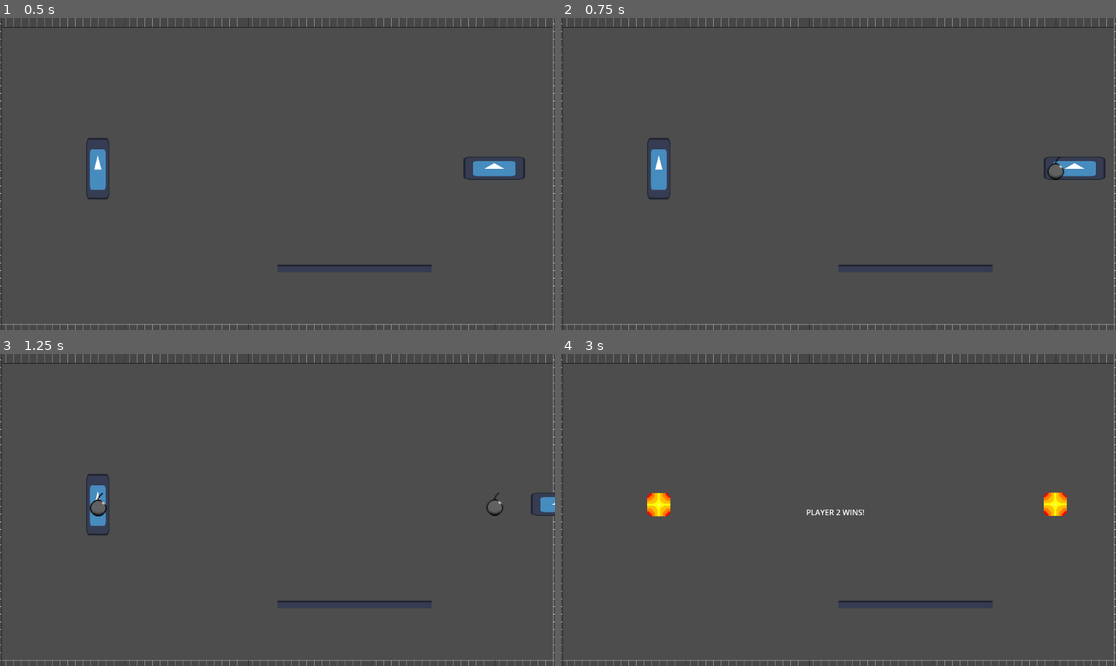
Above: before the commit, frames 1-4 (two rows, left to right).
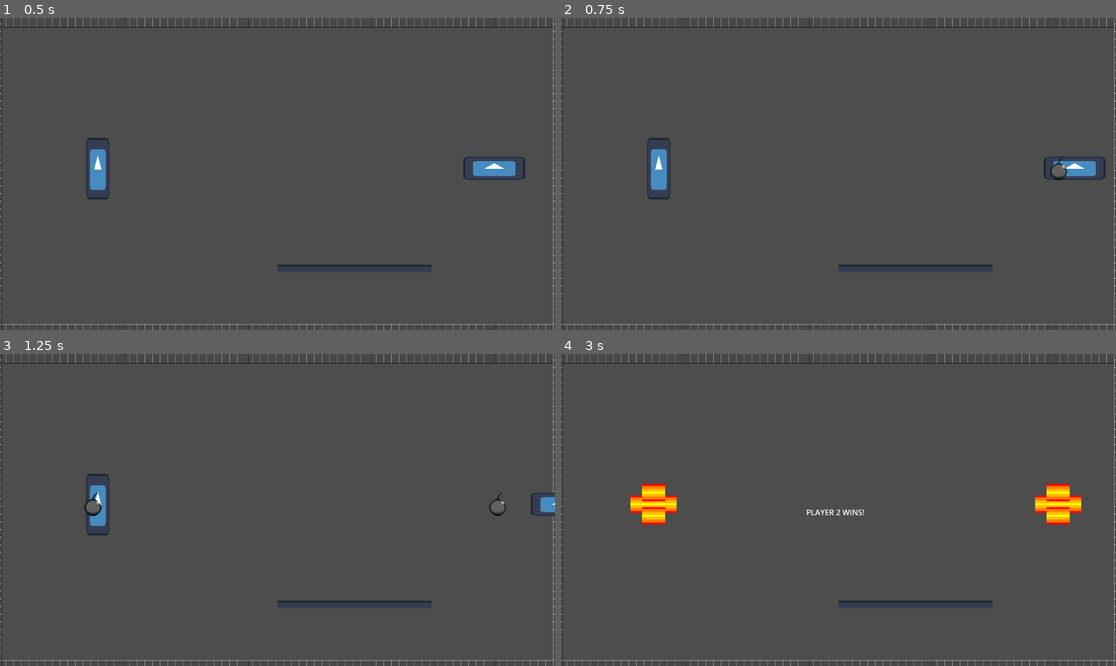
Above: after the commit, the same moments.

Repository: ambariz/bomb-bros
Game: Godot game, scene res://Main.tscn
Two runs of this game, one before a commit and one after it. Both use one fixed random seed, a clock stepped at 60 frames per second and the inputs below. The engine's default icon, where the game draws it, is replaced by a stand-in: a white triangle on a blue panel in a dark square.
Inputs (mouse positions are in pixels of both pictures, inside the frame that each line leads up to):
- Up to frame 1 (0.5 s): no input
- Up to frame 2 (0.75 s): tap Enter at 0.5 s; move the mouse to (960, 158) at 0.52 s; hold Right (ui_right) from 0.53 s (still down); hold Enter from 0.53 s (still down); click (960, 158) at 0.67 s
- Up to frame 3 (1.25 s): keep holding Right (ui_right); keep holding Enter; tap Space at 0.77, 0.8, 1.07 s
- Up to frame 4 (3 s): move the mouse to (727, 525) at 1.27 s; release Right (ui_right) at 1.28 s; release Enter at 1.28 s; hold Down (ui_down) 1.28-2.03 s; tap Space at 1.35, 1.52, 1.82, 2.3 s; tap Enter at 1.55 s; move the mouse to (894, 441) at 2.02 s; hold Right (ui_right) 2.03-2.78 s; hold Enter 2.03-2.78 s; move the mouse to (810, 572) at 2.77 s; hold Up (ui_up) from 2.78 s (still down); tap Alt at 2.85 s; click (810, 572) at 2.92 s

Frame 1 is identical in both runs. In frame 2, 0.1% of the frame differs, in the area x 87-92%, y 44-52%; in frame 3, 0.2%; in frame 4, 1.4%, in the area x 12-94%, y 41-55%.

Commit message:
added explosion

Diff:
--- a/Bomb.gd
+++ b/Bomb.gd
@@ -1,16 +1,27 @@
 extends Node2D
 
 const EXPLOSION_SCENE = preload("res://Explosion.tscn")
+const TILE_SIZE = 24
 
 func _ready():
 	$Timer.timeout.connect(_on_timer_timeout)
 	$Timer.start()
 
 func _on_timer_timeout():
+
+	spawn_explosion(Vector2.ZERO, "center")
+
+	spawn_explosion(Vector2(TILE_SIZE, 0), "side")
+	spawn_explosion(Vector2(-TILE_SIZE, 0), "side")
+	spawn_explosion(Vector2(0, TILE_SIZE), "side")
+	spawn_explosion(Vector2(0, -TILE_SIZE), "side")
+
+	queue_free()
+
+func spawn_explosion(offset, type):
 	var explosion = EXPLOSION_SCENE.instantiate()
-	var explosion_pos = global_position
+
+	explosion.explosion_type = type
 
 	get_tree().current_scene.add_child(explosion)
-	explosion.global_position = explosion_pos
-
-	queue_free()
+	explosion.global_position = global_position + offset
--- a/Explosion.gd
+++ b/Explosion.gd
@@ -1,6 +1,17 @@
 extends Area2D
 
+var explosion_type = "center"
+
+const CENTER_TEXTURE = preload("res://explosion_center.png")
+const SIDE_TEXTURE = preload("res://explosion_side.png")
+
 func _ready():
+
+	if explosion_type == "center":
+		$Sprite2D.texture = CENTER_TEXTURE
+	else:
+		$Sprite2D.texture = SIDE_TEXTURE
+
 	body_entered.connect(_on_body_entered)
 
 	await get_tree().create_timer(0.5).timeout
@@ -8,7 +19,5 @@
 
 func _on_body_entered(body):
 	if body.name == "Player1" or body.name == "Player2":
-
 		get_tree().current_scene.player_died(body.name)
-
 		body.queue_free()
--- a/Player1.gd
+++ b/Player1.gd
@@ -34,7 +34,13 @@
 		return
 
 	var bomb = BOMB_SCENE.instantiate()
-	var bomb_pos = global_position
+
+	var tile_size = 24
+
+	var bomb_pos = Vector2(
+		round(global_position.x / tile_size) * tile_size,
+		round(global_position.y / tile_size) * tile_size
+	)
 
 	get_tree().current_scene.add_child(bomb)
 	bomb.global_position = bomb_pos
--- a/Player2.gd
+++ b/Player2.gd
@@ -34,7 +34,13 @@
 		return
 
 	var bomb = BOMB_SCENE.instantiate()
-	var bomb_pos = global_position
+
+	var tile_size = 24
+
+	var bomb_pos = Vector2(
+		round(global_position.x / tile_size) * tile_size,
+		round(global_position.y / tile_size) * tile_size
+	)
 
 	get_tree().current_scene.add_child(bomb)
 	bomb.global_position = bomb_pos
Binary file added: explosion_base.png
Not shown, added: explosion_base.png.import
Binary file added: explosion_center.png
Not shown, added: explosion_center.png.import
Renamed: game_assets/Bomberman/gfx/explosion.png -> explosion_side.png
Not shown, changed: explosion_side.png.import
Binary file added: explosion_top.png
Not shown, added: explosion_top.png.import
Binary file added: game_assets/Bomberman/gfx/explosion_center.png
Not shown, added: game_assets/Bomberman/gfx/explosion_center.png.import
Binary file added: game_assets/Bomberman/gfx/explosion_side.png
Not shown, added: game_assets/Bomberman/gfx/explosion_side.png.import
(and 2 more such lines)
